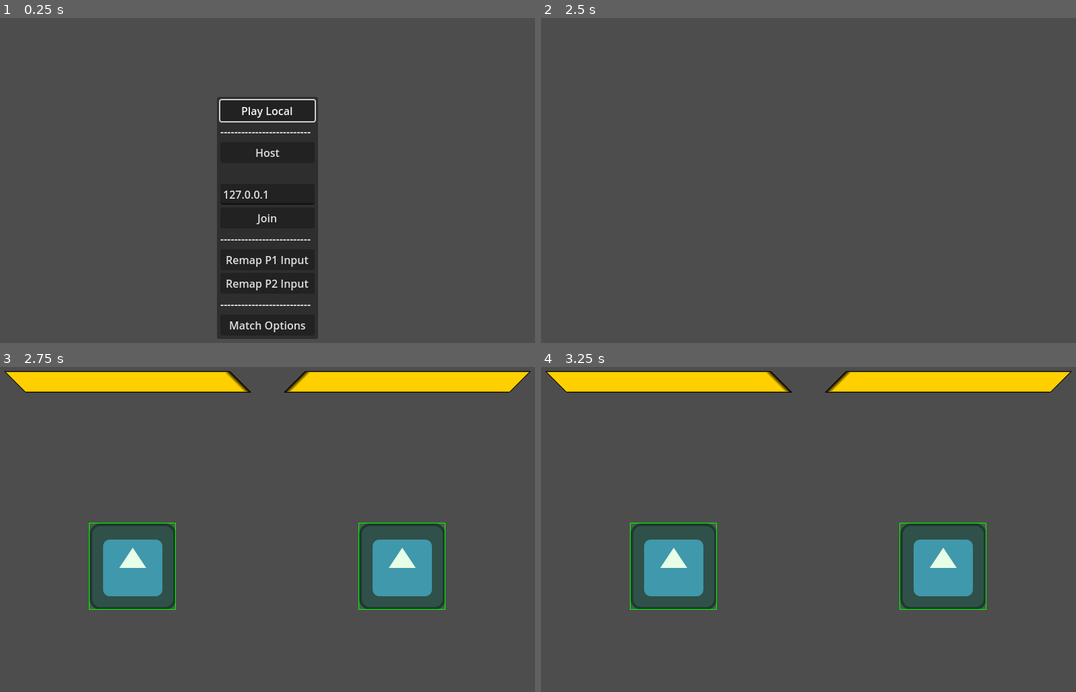
Above: before the commit, frames 1-4 (two rows, left to right).
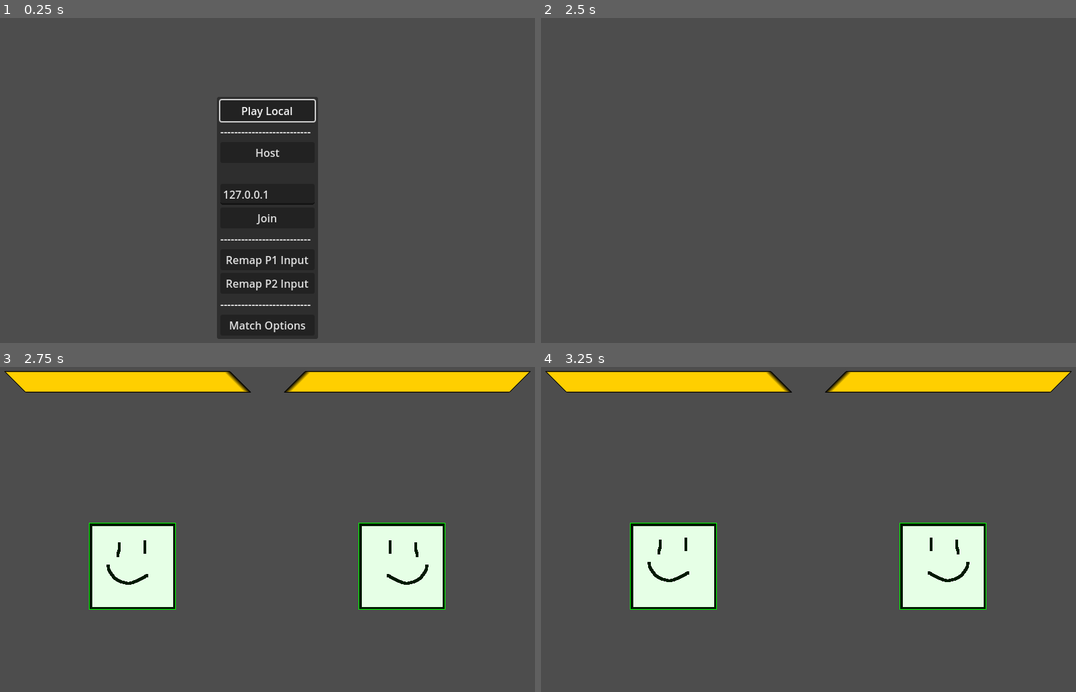
Above: after the commit, the same moments.

Repository: SamBumgardner/spellstrike
Game: Godot game, scene res://network/main.tscn
Same seed, same stepped clock (60 frames per second), same inputs: the game is played once before the commit and once after it. The engine's default icon, where the game draws it, is replaced by a stand-in: a white triangle on a blue panel in a dark square.
Inputs (mouse positions are in pixels of both pictures, inside the frame that each line leads up to):
- Up to frame 1 (0.25 s): no input
- Up to frame 2 (2.5 s): click "Play Local" at 0.5 s; tap Enter at 1.25 s; move the mouse to (926, 196) at 1.27 s; hold Up 1.28-2 s; click (926, 196) at 1.42 s; tap Space at 2 s; drag from (701, 239) to (781, 297) at 2.02 s
- Up to frame 3 (2.75 s): no input
- Up to frame 4 (3.25 s): move the mouse to (862, 477) at 2.77 s; hold Up from 2.78 s (still down)

Frames 1-2 are identical in both runs. In frame 3, 8.1% of the frame differs, in the area x 16-84%, y 48-75%; in frame 4, 8.1%.

Commit message:
initial pass at animation
Has some wonkiness during rollback, need to diagnose the issue. Otherwise looking good.

Diff:
--- a/game/assets/data/states/DefeatedState.tres
+++ b/game/assets/data/states/DefeatedState.tres
@@ -35,3 +35,4 @@
 phases = Array[ExtResource("1_ge7fh")]([SubResource("Resource_706cg")])
 transition_in_effects = Array[ExtResource("2_dtrk1")]([SubResource("Resource_2oujd")])
 transition_out_effects = Array[ExtResource("2_dtrk1")]([])
+animation_key = "hurt"
--- a/game/assets/data/states/HeavyAttackState.tres
+++ b/game/assets/data/states/HeavyAttackState.tres
@@ -81,3 +81,4 @@
 phases = Array[ExtResource("1_0wi3i")]([SubResource("Resource_nu8le"), SubResource("Resource_yl1ic"), SubResource("Resource_mutyd")])
 transition_in_effects = Array[ExtResource("2_s2k2m")]([SubResource("Resource_jam7s"), SubResource("Resource_5wxif")])
 transition_out_effects = Array[ExtResource("2_s2k2m")]([])
+animation_key = "heavy_attack"
--- a/game/assets/data/states/HurtState.tres
+++ b/game/assets/data/states/HurtState.tres
@@ -41,3 +41,4 @@
 phases = Array[ExtResource("1_twd7v")]([SubResource("Resource_706cg")])
 transition_in_effects = Array[ExtResource("2_0s1qv")]([SubResource("Resource_2oujd")])
 transition_out_effects = Array[ExtResource("2_0s1qv")]([])
+animation_key = "hurt"
--- a/game/assets/data/states/IdleState.tres
+++ b/game/assets/data/states/IdleState.tres
@@ -35,3 +35,4 @@
 phases = Array[ExtResource("1_1arnh")]([SubResource("Resource_0dkm6")])
 transition_in_effects = Array[ExtResource("2_oa2m1")]([])
 transition_out_effects = Array[ExtResource("2_oa2m1")]([])
+animation_key = "idle"
--- a/game/assets/data/states/LightAttackState.tres
+++ b/game/assets/data/states/LightAttackState.tres
@@ -97,3 +97,4 @@
 phases = Array[ExtResource("1_ffoxh")]([SubResource("Resource_84otp"), SubResource("Resource_vdygf"), SubResource("Resource_jpwca"), SubResource("Resource_a7mce")])
 transition_in_effects = Array[ExtResource("2_5tlun")]([SubResource("Resource_v8mpq"), SubResource("Resource_16ped")])
 transition_out_effects = Array[ExtResource("2_5tlun")]([])
+animation_key = "light_attack"
--- a/game/assets/data/states/MediumAttackState.tres
+++ b/game/assets/data/states/MediumAttackState.tres
@@ -73,7 +73,7 @@
 script = ExtResource("1_pivfc")
 duration = 10
 endless = false
-player_status = 0
+player_status = 3
 hitboxes = Array[ExtResource("3_p2fwi")]([])
 new_attack = false
 hurtboxes = Array[ExtResource("3_p2fwi")]([ExtResource("4_455d5")])
@@ -98,3 +98,4 @@
 phases = Array[ExtResource("1_pivfc")]([SubResource("Resource_mmymt"), SubResource("Resource_0q5cg"), SubResource("Resource_21ysp"), SubResource("Resource_64fi3")])
 transition_in_effects = Array[ExtResource("2_ng3ut")]([SubResource("Resource_jam7s"), SubResource("Resource_vck4p")])
 transition_out_effects = Array[ExtResource("2_ng3ut")]([])
+animation_key = "medium_attack"
--- a/game/assets/data/states/VictoryState.tres
+++ b/game/assets/data/states/VictoryState.tres
@@ -29,3 +29,4 @@
 phases = Array[ExtResource("1_nvg1a")]([SubResource("Resource_706cg")])
 transition_in_effects = Array[ExtResource("2_lop1i")]([SubResource("Resource_2oujd")])
 transition_out_effects = Array[ExtResource("2_lop1i")]([])
+animation_key = "idle"
--- a/game/assets/data/states/WalkState.tres
+++ b/game/assets/data/states/WalkState.tres
@@ -35,3 +35,4 @@
 phases = Array[ExtResource("1_xjhl7")]([SubResource("Resource_1me4s")])
 transition_in_effects = Array[ExtResource("2_lmifq")]([])
 transition_out_effects = Array[ExtResource("2_lmifq")]([])
+animation_key = "walk"
--- a/game/player/Player.gd
+++ b/game/player/Player.gd
@@ -29,6 +29,7 @@
 @onready var hurtboxes := hurtbox_pool.get_children()
 @onready var hitbox_pool: Area2D = $HitboxPool
 @onready var hitboxes := hitbox_pool.get_children()
+@onready var animation: NetworkAnimationPlayer = $Animation
 
 # composed utils
 var input_retriever: InputRetriever
@@ -112,6 +113,7 @@
 
 func reset() -> void:
     _load_state(initial_spawn_state)
+    fsm.force_change_state(State.IDLE)
 
 ########################
 # RESOLVE INTERACTIONS #
@@ -265,8 +267,10 @@
     # need to execute game logic here.
     # p1 and p2 apply inputs to state machine
     if current_hitstop_tick < hitstop_duration:
+        animation.pause()
         current_hitstop_tick += 1
     else:
+        animation.play()
         fsm.process(input)
         position.x += velocity
 
--- a/game/player/Player.tscn
+++ b/game/player/Player.tscn
@@ -1,14 +1,147 @@
-[gd_scene load_steps=4 format=3 uid="uid://bqflbbnh7mpr4"]
+[gd_scene load_steps=13 format=3 uid="uid://bqflbbnh7mpr4"]
 
 [ext_resource type="Script" path="res://player/Player.gd" id="1_477q8"]
-[ext_resource type="Texture2D" uid="uid://c5v300cvg0b4q" path="res://icon.svg" id="2_ygsk7"]
+[ext_resource type="Texture2D" uid="uid://bl34rh555skbp" path="res://assets/art/placeholder_character_sheet.png" id="2_xguty"]
 [ext_resource type="PackedScene" uid="uid://dbsv1t4mkjxn" path="res://player/collision_box.tscn" id="3_upa8i"]
+[ext_resource type="Script" path="res://addons/godot-rollback-netcode/NetworkAnimationPlayer.gd" id="4_cqwil"]
+
+[sub_resource type="Animation" id="Animation_v12si"]
+resource_name = "idle"
+length = 1.00005
+loop_mode = 1
+step = 0.5
+tracks/0/type = "value"
+tracks/0/imported = false
+tracks/0/enabled = true
+tracks/0/path = NodePath("Sprite2D:frame")
+tracks/0/interp = 1
+tracks/0/loop_wrap = true
+tracks/0/keys = {
+"times": PackedFloat32Array(0, 0.5),
+"transitions": PackedFloat32Array(1, 1),
+"update": 1,
+"values": [0, 1]
+}
+
+[sub_resource type="Animation" id="Animation_i4rnd"]
+length = 0.001
+tracks/0/type = "value"
+tracks/0/imported = false
+tracks/0/enabled = true
+tracks/0/path = NodePath("Sprite2D:frame")
+tracks/0/interp = 1
+tracks/0/loop_wrap = true
+tracks/0/keys = {
+"times": PackedFloat32Array(0),
+"transitions": PackedFloat32Array(1),
+"update": 1,
+"values": [0]
+}
+
+[sub_resource type="Animation" id="Animation_btqih"]
+resource_name = "walk"
+length = 1.00003
+loop_mode = 1
+step = 0.25
+tracks/0/type = "value"
+tracks/0/imported = false
+tracks/0/enabled = true
+tracks/0/path = NodePath("Sprite2D:frame")
+tracks/0/interp = 1
+tracks/0/loop_wrap = true
+tracks/0/keys = {
+"times": PackedFloat32Array(0, 0.25, 0.5, 0.75),
+"transitions": PackedFloat32Array(1, 1, 1, 1),
+"update": 1,
+"values": [0, 2, 0, 3]
+}
+
+[sub_resource type="Animation" id="Animation_n5ldy"]
+resource_name = "hurt"
+length = 0.250025
+step = 0.25
+tracks/0/type = "value"
+tracks/0/imported = false
+tracks/0/enabled = true
+tracks/0/path = NodePath("Sprite2D:frame")
+tracks/0/interp = 1
+tracks/0/loop_wrap = true
+tracks/0/keys = {
+"times": PackedFloat32Array(0),
+"transitions": PackedFloat32Array(1),
+"update": 1,
+"values": [7]
+}
+
+[sub_resource type="Animation" id="Animation_ee4q1"]
+resource_name = "light_attack"
+length = 0.316668
+step = 0.0166667
+tracks/0/type = "value"
+tracks/0/imported = false
+tracks/0/enabled = true
+tracks/0/path = NodePath("Sprite2D:frame")
+tracks/0/interp = 1
+tracks/0/loop_wrap = true
+tracks/0/keys = {
+"times": PackedFloat32Array(0, 0.166667, 0.216667),
+"transitions": PackedFloat32Array(1, 1, 1),
+"update": 1,
+"values": [4, 5, 6]
+}
+
+[sub_resource type="Animation" id="Animation_pftes"]
+resource_name = "medium_attack"
+length = 0.566668
+step = 0.0166667
+tracks/0/type = "value"
+tracks/0/imported = false
+tracks/0/enabled = true
+tracks/0/path = NodePath("Sprite2D:frame")
+tracks/0/interp = 1
+tracks/0/loop_wrap = true
+tracks/0/keys = {
+"times": PackedFloat32Array(0, 0.166667, 0.233333),
+"transitions": PackedFloat32Array(1, 1, 1),
+"update": 1,
+"values": [4, 5, 6]
+}
+
+[sub_resource type="Animation" id="Animation_1q78x"]
+resource_name = "heavy_attack"
+length = 0.566668
+step = 0.0166667
+tracks/0/type = "value"
+tracks/0/imported = false
+tracks/0/enabled = true
+tracks/0/path = NodePath("Sprite2D:frame")
+tracks/0/interp = 1
+tracks/0/loop_wrap = true
+tracks/0/keys = {
+"times": PackedFloat32Array(0, 0.266667, 0.4),
+"transitions": PackedFloat32Array(1, 1, 1),
+"update": 1,
+"values": [4, 5, 6]
+}
+
+[sub_resource type="AnimationLibrary" id="AnimationLibrary_2kyqy"]
+_data = {
+"RESET": SubResource("Animation_i4rnd"),
+"heavy_attack": SubResource("Animation_1q78x"),
+"hurt": SubResource("Animation_n5ldy"),
+"idle": SubResource("Animation_v12si"),
+"light_attack": SubResource("Animation_ee4q1"),
+"medium_attack": SubResource("Animation_pftes"),
+"walk": SubResource("Animation_btqih")
+}
 
 [node name="Player" type="Node2D"]
 script = ExtResource("1_477q8")
 
 [node name="Sprite2D" type="Sprite2D" parent="."]
-texture = ExtResource("2_ygsk7")
+texture = ExtResource("2_xguty")
+hframes = 4
+vframes = 2
 
 [node name="HurtboxPool" type="Area2D" parent="."]
 z_index = 10
@@ -35,3 +168,12 @@
 
 [node name="Hitbox3" parent="HitboxPool" instance=ExtResource("3_upa8i")]
 draw_color = Color(1, 0, 0, 1)
+
+[node name="Animation" type="AnimationPlayer" parent="."]
+libraries = {
+"": SubResource("AnimationLibrary_2kyqy")
+}
+autoplay = "idle"
+playback_auto_capture = false
+script = ExtResource("4_cqwil")
+auto_reset = false
--- a/game/player/fsm/FsmState.gd
+++ b/game/player/fsm/FsmState.gd
@@ -5,6 +5,7 @@
 @export var phases: Array[Phase] = []
 @export var transition_in_effects: Array[PhaseEffect] = []
 @export var transition_out_effects: Array[PhaseEffect] = []
+@export var animation_key: String = ""
 
 func transition_in(owner: Player, input: Dictionary) -> void:
     # apply all one-time phase effects to do when transitioning into the state.
@@ -13,6 +14,8 @@
         var params = [owner, input, ticks_in_state]
         params.append_array(effect.params)
         (EffectLib.methods[effect.typeId] as Callable).callv(params)
+    owner.animation.play(animation_key)
+    owner.animation.advance(0)
 
 func transition_out() -> void:
     # apply al one-time phase effects to do when transitioning out of this state.
Binary file added: game/assets/art/placeholder_character_sheet.png
Not shown, added: game/assets/art/placeholder_character_sheet.png.import
